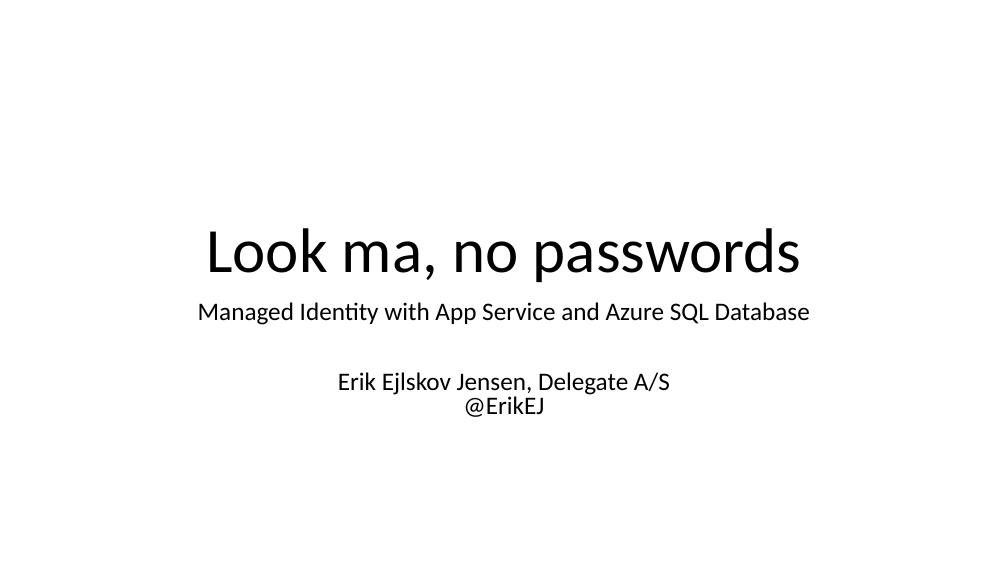
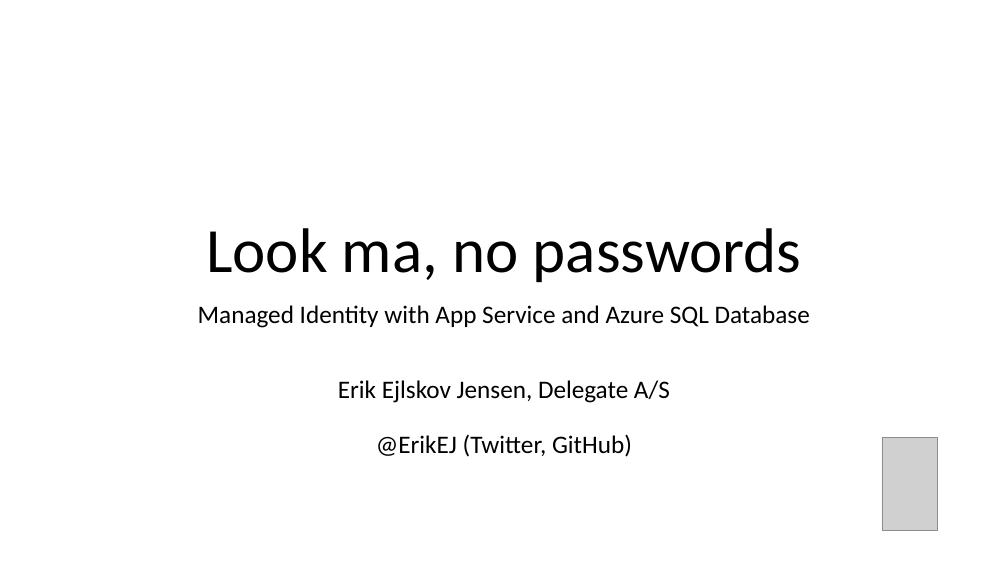
Before and after one commit to ErikEJ/CloudBurstDemo, a slide deck: slide 1 of ManagedIdentity.pptx. Drawn at 1008x567 pixels with LibreOffice and Linux fonts; fonts in the diff are those of the drawing; grey boxes stand for pictures. Boxes give left, top, right and bottom in pixels: in the first picture for what was removed or moved away, otherwise in the second. Text is boxed around its words. In the diff, an @@ line names an element or a change of style, - is before the commit and + after.

Commit message:
Small pptx update

```diff
--- a/ManagedIdentity.pptx
+++ b/ManagedIdentity.pptx
@@ subtitle at (198, 305, 810, 328): line spacing 0.8 to 0.9 @@
@@ subtitle at (338, 380, 670, 457): text changed @@
-Erik Ejlskov Jensen, Delegate A/S
-@ErikEJ
+Erik Ejlskov Jensen, Delegate A/S
+@ErikEJ (Twitter, GitHub)
@@ picture added at (882, 437, 938, 530) @@
```
Also in this commit, not shown: 2 other slides changed.
